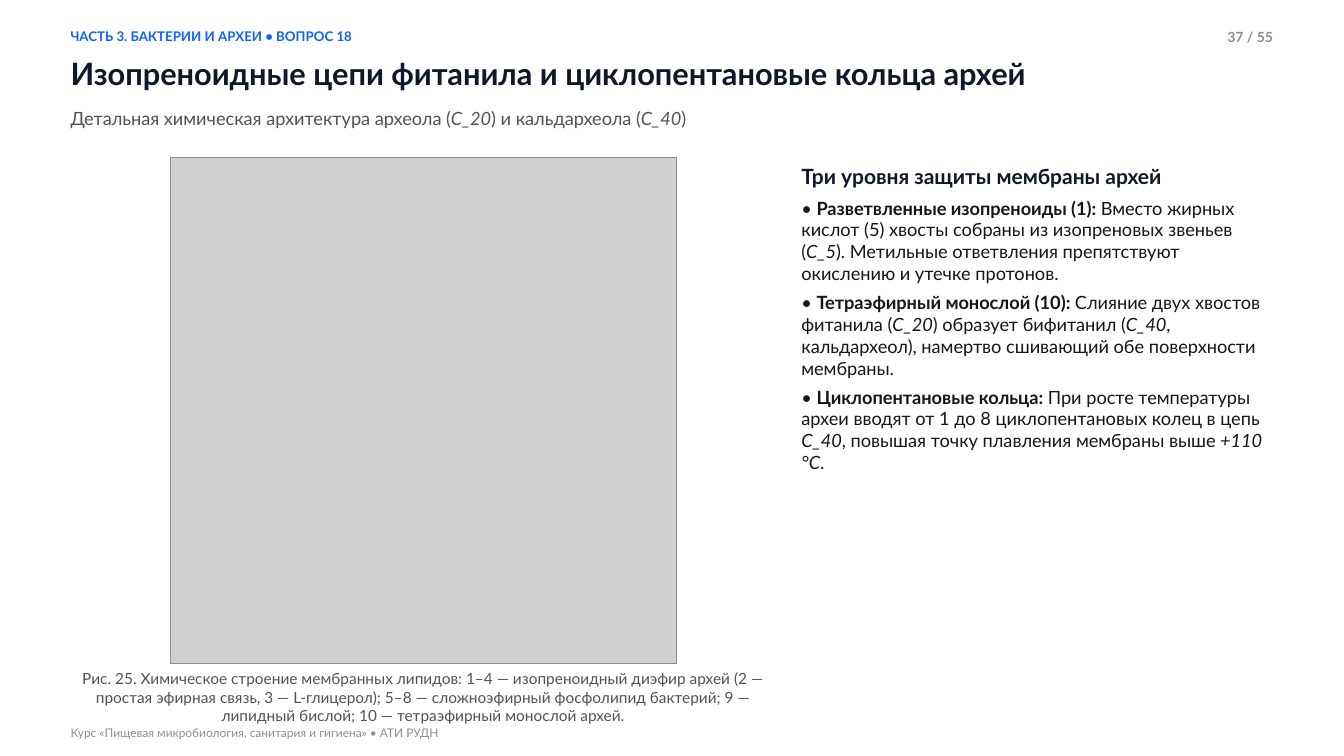
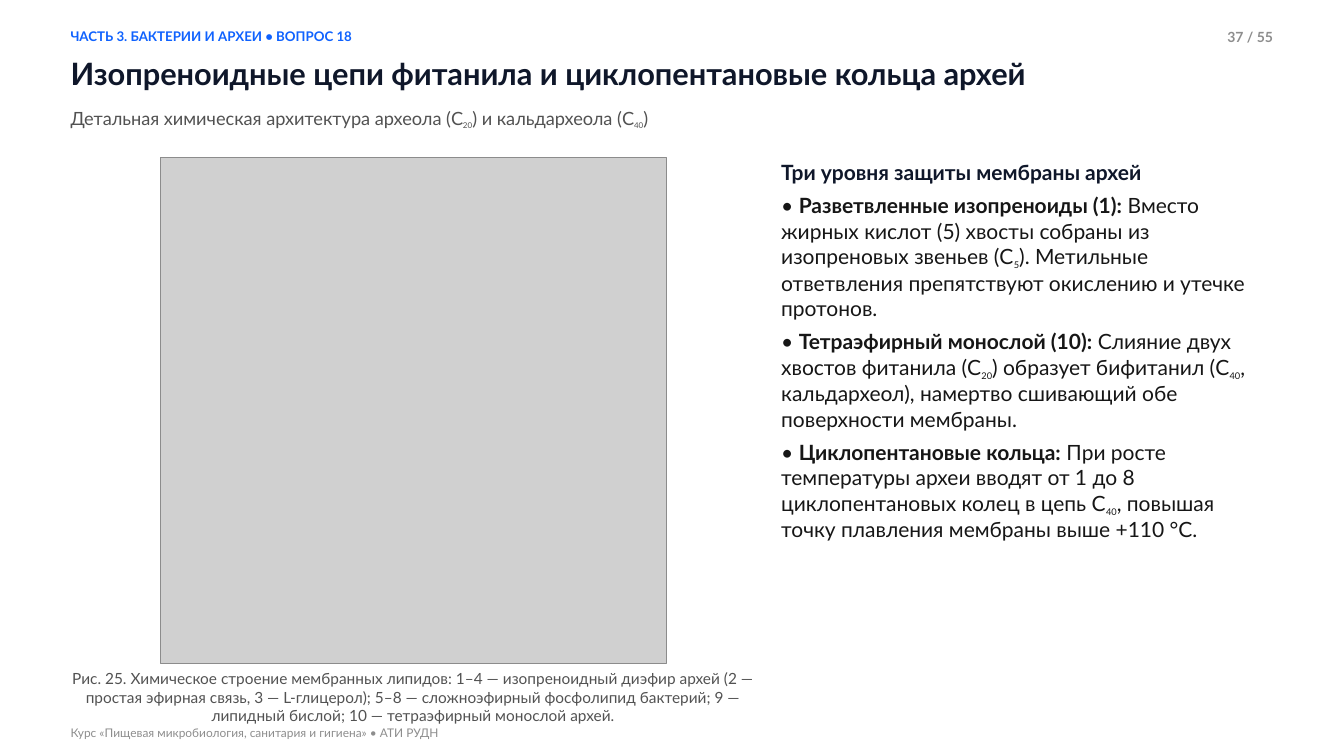
Before and after one commit to yaroslavtsevam/microbio-ati-rudn.github.io, a slide deck: slide 37 of assets/presentations/Lecture_02_Microbiology.pptx. Drawn at 1344x756 pixels with LibreOffice and Linux fonts; fonts in the diff are those of the drawing; grey boxes stand for pictures. Boxes give left, top, right and bottom in pixels: in the first picture for what was removed or moved away, otherwise in the second. Text is boxed around its words. In the diff, an @@ line names an element or a change of style, - is before the commit and + after.

Commit message:
Fix Lecture 2 presentation: enlarge body text in PPTX, fix math/chem formulas, transparent headerless SVG schemes, add 6 fungi illustrations

```diff
--- a/assets/presentations/Lecture_02_Microbiology.pptx
+++ b/assets/presentations/Lecture_02_Microbiology.pptx
@@ text at <box>71,112,613,128</box>: text changed @@
-Детальная химическая архитектура археола (C_20) и кальдархеола (C_40)
+Детальная химическая архитектура археола (C20) и кальдархеола (C40)
@@ picture: place and size @@
-picture at <box>170,157,677,663</box>
+picture at <box>160,157,666,663</box>
@@ text "Три уровня защиты мембраны архей": place and size @@
-text "Три уровня защиты мембраны архей" at <box>801,168,1262,469</box>
+text "Три уровня защиты мембраны архей" at <box>781,164,1244,541</box>
@@ text at <box>781,196,1244,541</box>: text changed; size 13 to 15 pt @@
-• Разветвленные изопреноиды (1): Вместо жирных кислот (5) хвосты собраны из изопреновых звеньев (C_5). Метильные ответвления препятствуют окислению и утечке протонов.
-• Тетраэфирный монослой (10): Слияние двух хвостов фитанила (C_20) образует бифитанил (C_40, кальдархеол), намертво сшивающий обе поверхности мембраны.
-• Циклопентановые кольца: При росте температуры археи вводят от 1 до 8 циклопентановых колец в цепь C_40, повышая точку плавления мембраны выше +110 °C.
+• Разветвленные изопреноиды (1): Вместо жирных кислот (5) хвосты собраны из изопреновых звеньев (C5). Метильные ответвления препятствуют окислению и утечке протонов.
+• Тетраэфирный монослой (10): Слияние двух хвостов фитанила (C20) образует бифитанил (C40, кальдархеол), намертво сшивающий обе поверхности мембраны.
+• Циклопентановые кольца: При росте температуры археи вводят от 1 до 8 циклопентановых колец в цепь C40, повышая точку плавления мембраны выше +110 °C.
@@ text "Рис. 25. Химическое строение мембранных ...": place and size @@
-text "Рис. 25. Химическое строение мембранных ..." at <box>82,672,747,724</box>
+text "Рис. 25. Химическое строение мембранных ..." at <box>72,672,737,724</box>
```
Also in this commit, not shown: 54 other slides changed, 20 other files.
